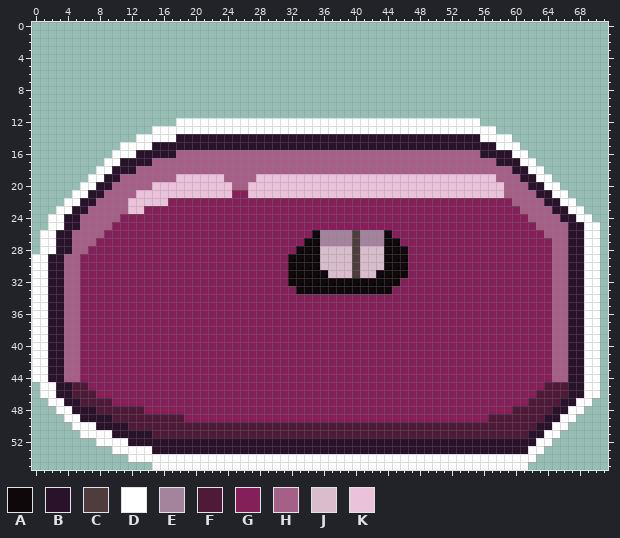
Sprite sheet: Graphics/Enemy/Slime/LV01/2x/LV04_Hurt.png. This is how it looked before the edit.
The file is 72x56 pixels.
Palette (. is transparent): A #0e080b  B #2a132a  C #4f3d3d  D #ffffff  E #a3849c  F #4e1a38  G #842059  H #a66088  J #d9bdcd  K #eac3db
Pixels before, first column x 0:
12 ..................DDDDDDDDDDDDDDDDDDDDDDDDDDDDDDDDDDDDDD...............
13 ...............DDDDDDDDDDDDDDDDDDDDDDDDDDDDDDDDDDDDDDDDDDD.............
14 .............DDDDDBBBBBBBBBBBBBBBBBBBBBBBBBBBBBBBBBBBBBBDDDD...........
15 ...........DDDDBBBBBBBBBBBBBBBBBBBBBBBBBBBBBBBBBBBBBBBBBBBDDD..........
16 ..........DDDBBBBBHHHHHHHHHHHHHHHHHHHHHHHHHHHHHHHHHHHHHHBBBBDD.........
17 .........DDBBBBHHHHHHHHHHHHHHHHHHHHHHHHHHHHHHHHHHHHHHHHHHHBBBDD........
18 ........DDBBBHHHHHHHHHHHHHHHHHHHHHHHHHHHHHHHHHHHHHHHHHHHHHHHBBDD.......
19 .......DDBBHHHHHHHKKKKKKHHHHKKKKKKKKKKKKKKKKKKKKKKKKKKKKKKHHHBBDD......
20 ......DDBBHHHHHKKKKKKKKKKHHKKKKKKKKKKKKKKKKKKKKKKKKKKKKKKKKHHHBBDD.....
21 .....DDBBHHHHKKKKKKKKKKKKGGKKKKKKKKKKKKKKKKKKKKKKKKKKKKKKKKHHHHBBDD....
22 ....DDBBHHHHKKKKKGGGGGGGGGGGGGGGGGGGGGGGGGGGGGGGGGGGGGGGGGGGHHHHBBDD...
23 ...DDBBHHHHHKKGGGGGGGGGGGGGGGGGGGGGGGGGGGGGGGGGGGGGGGGGGGGGGGHHHHBBDD..
24 ..DDBBHHHHHGGGGGGGGGGGGGGGGGGGGGGGGGGGGGGGGGGGGGGGGGGGGGGGGGGGHHHHBBDD.
25 ..DDBBHHHHGGGGGGGGGGGGGGGGGGGGGGGGGGGGGGGGGGGGGGGGGGGGGGGGGGGGGHHHHBBDD
26 .DDBBHHHHGGGGGGGGGGGGGGGGGGGGGGGGGGAEEEECEEEAGGGGGGGGGGGGGGGGGGGHHHBBDD
27 .DDBBHHHGGGGGGGGGGGGGGGGGGGGGGGGGGAAEEEECEEEAAGGGGGGGGGGGGGGGGGGGHHBBDD
28 .DDBBHHGGGGGGGGGGGGGGGGGGGGGGGGGGAAAJJJJCJJJAAAGGGGGGGGGGGGGGGGGGHHBBDD
29 DDBBHHGGGGGGGGGGGGGGGGGGGGGGGGGGAAAAJJJJCJJJAAAGGGGGGGGGGGGGGGGGGHHBBDD
30 DDBBHHGGGGGGGGGGGGGGGGGGGGGGGGGGAAAAJJJJCJJJAAAGGGGGGGGGGGGGGGGGGHHBBDD
31 DDBBHHGGGGGGGGGGGGGGGGGGGGGGGGGGAAAAAJJJCJJAAAAGGGGGGGGGGGGGGGGGGHHBBDD
32 DDBBHHGGGGGGGGGGGGGGGGGGGGGGGGGGAAAAAAAAAAAAAAGGGGGGGGGGGGGGGGGGGHHBBDD
33 DDBBHHGGGGGGGGGGGGGGGGGGGGGGGGGGGAAAAAAAAAAAAGGGGGGGGGGGGGGGGGGGGHHBBDD
34 DDBBHHGGGGGGGGGGGGGGGGGGGGGGGGGGGGGGGGGGGGGGGGGGGGGGGGGGGGGGGGGGGHHBBDD
35 DDBBHHGGGGGGGGGGGGGGGGGGGGGGGGGGGGGGGGGGGGGGGGGGGGGGGGGGGGGGGGGGGHHBBDD
36 DDBBHHGGGGGGGGGGGGGGGGGGGGGGGGGGGGGGGGGGGGGGGGGGGGGGGGGGGGGGGGGGGHHBBDD
37 DDBBHHGGGGGGGGGGGGGGGGGGGGGGGGGGGGGGGGGGGGGGGGGGGGGGGGGGGGGGGGGGGHHBBDD
38 DDBBHHGGGGGGGGGGGGGGGGGGGGGGGGGGGGGGGGGGGGGGGGGGGGGGGGGGGGGGGGGGGHHBBDD
39 DDBBHHGGGGGGGGGGGGGGGGGGGGGGGGGGGGGGGGGGGGGGGGGGGGGGGGGGGGGGGGGGGHHBBDD
40 DDBBHHGGGGGGGGGGGGGGGGGGGGGGGGGGGGGGGGGGGGGGGGGGGGGGGGGGGGGGGGGGGHHBBDD
41 DDBBHHGGGGGGGGGGGGGGGGGGGGGGGGGGGGGGGGGGGGGGGGGGGGGGGGGGGGGGGGGGGHHBBDD
42 DDBBHHGGGGGGGGGGGGGGGGGGGGGGGGGGGGGGGGGGGGGGGGGGGGGGGGGGGGGGGGGGGHHBBDD
43 DDBBHHGGGGGGGGGGGGGGGGGGGGGGGGGGGGGGGGGGGGGGGGGGGGGGGGGGGGGGGGGGGHHBBDD
44 DDBBHHGGGGGGGGGGGGGGGGGGGGGGGGGGGGGGGGGGGGGGGGGGGGGGGGGGGGGGGGGGGHHBBDD
45 .DDBBFFGGGGGGGGGGGGGGGGGGGGGGGGGGGGGGGGGGGGGGGGGGGGGGGGGGGGGGGGGFFFBBDD
46 .DDBBFFFGGGGGGGGGGGGGGGGGGGGGGGGGGGGGGGGGGGGGGGGGGGGGGGGGGGGGGGFFFFBBDD
47 ..DDBBFFFFGGGGGGGGGGGGGGGGGGGGGGGGGGGGGGGGGGGGGGGGGGGGGGGGGGGGFFFFBBDD.
48 ...DDBBBFFFFFFGGGGGGGGGGGGGGGGGGGGGGGGGGGGGGGGGGGGGGGGGGGGGGFFFFFBBDD..
49 ....DDBBBBFFFFFFFFFGGGGGGGGGGGGGGGGGGGGGGGGGGGGGGGGGGGGGGFFFFFFFBBDD...
50 .....DDDBBBBFFFFFFFFFFFFFFFFFFFFFFFFFFFFFFFFFFFFFFFFFFFFFFFFFFFBBDD....
51 ......DDDDBBBBBFFFFFFFFFFFFFFFFFFFFFFFFFFFFFFFFFFFFFFFFFFFFFFFBBDD.....
52 ........DDDDBBBBBBBBBBBBBBBBBBBBBBBBBBBBBBBBBBBBBBBBBBBBBBBBBBBDD......
53 ..........DDDDDBBBBBBBBBBBBBBBBBBBBBBBBBBBBBBBBBBBBBBBBBBBBBBBDD.......
54 ............DDDDDDDDDDDDDDDDDDDDDDDDDDDDDDDDDDDDDDDDDDDDDDDDDDD........
55 ...............DDDDDDDDDDDDDDDDDDDDDDDDDDDDDDDDDDDDDDDDDDDDDDD.........
After the commit:
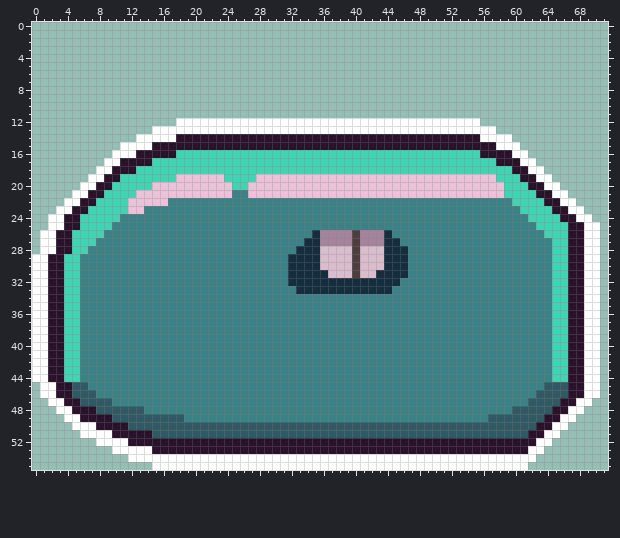
What changed:
colour A: #0e080b -> #142e40
colour F: #4e1a38 -> #315963
colour G: #842059 -> #3b8286
colour H: #a66088 -> #40d4b2
Boxes around the changes in both pictures, in picture pixels (x1, y1, x2, y2):
changed: (64, 150, 568, 438)
